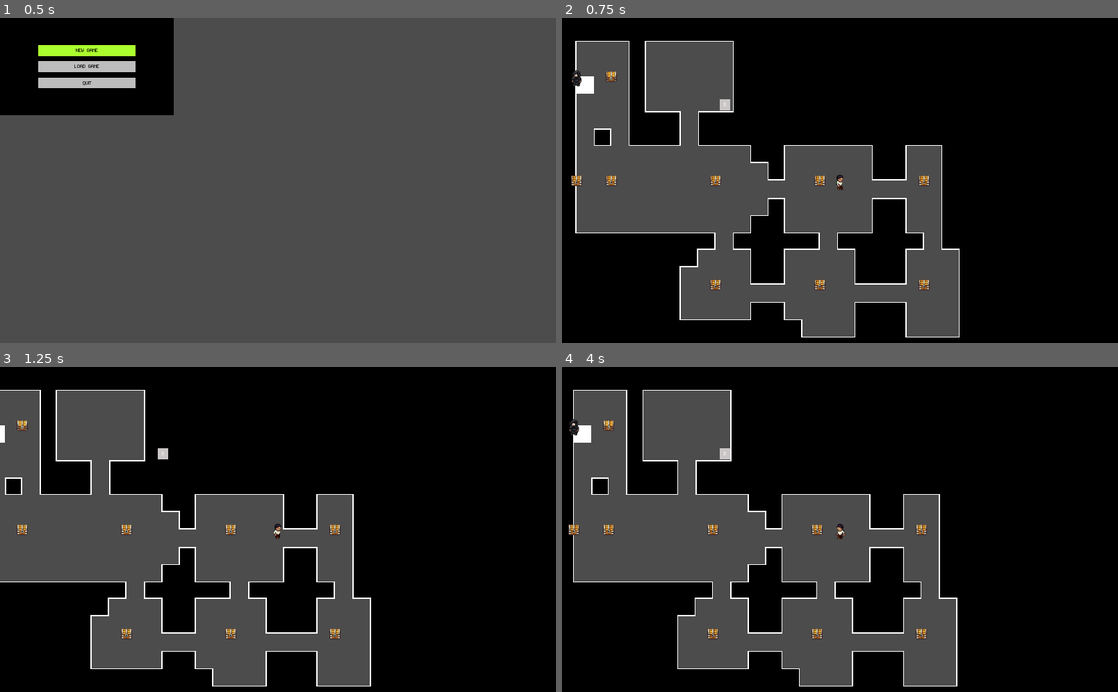
Above: before the commit, frames 1-4 (two rows, left to right).
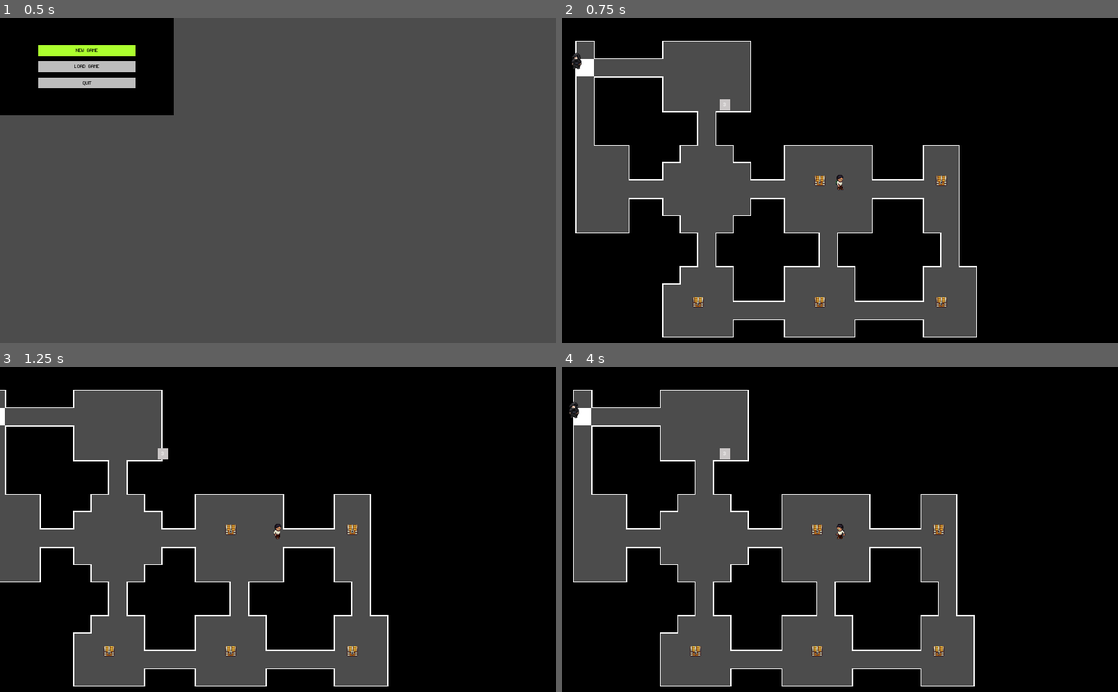
Above: after the commit, the same moments.

Repository: alittek/AC31009-Game
Game: Godot game, scene res://StartScreen.tscn
Two runs of this game, one before a commit and one after it. Both use one fixed random seed, a clock stepped at 60 frames per second and the inputs below.
Inputs:
- Up to frame 1 (0.5 s): no input
- Up to frame 2 (0.75 s): tap Enter at 0.5 s; hold Right (move_right) from 0.53 s (still down); hold Space (interact) from 0.53 s (still down)
- Up to frame 3 (1.25 s): keep holding Right (move_right); keep holding Space (interact)
- Up to frame 4 (4 s): release Right (move_right) at 1.28 s; release Space (interact) at 1.28 s; hold Down (move_down) 1.28-2.03 s; tap Space (interact) at 1.35, 2.85 s; hold Right (move_right) 2.03-2.78 s; hold Space (interact) 2.03-2.78 s; hold Up (move_up) 2.78-3.53 s; hold Left (move_left) from 3.53 s (still down); hold Space (interact) from 3.53 s (still down)

Frame 1 is identical in both runs. In frame 2, 15% of the frame differs, in the area x 1-75%, y 7-99%; in frame 3, 15%; in frame 4, 15%.

Commit message:
chest placement only in rooms of certain size

Diff:
--- a/NPC.gd
+++ b/NPC.gd
@@ -72,7 +72,7 @@
 		# Choose walk animation based on movement direction
 		#var animation = get_animation_direction(last_direction) + "_walk"
 		var animation = "Walk_" + get_animation_direction(last_direction)
-		print(animation)
+		#print(animation)
 		# Play the walk animation
 		$AnimationPlayer.play(animation)
 	else:
--- a/OtherNPC.gd
+++ b/OtherNPC.gd
@@ -52,7 +52,7 @@
 		# Choose walk animation based on movement direction
 		#var animation = get_animation_direction(last_direction) + "_walk"
 		var animation = "Walk_" + get_animation_direction(last_direction)
-		print(animation)
+		#print(animation)
 		# Play the walk animation
 		$AnimationPlayer.play(animation)
 	else:
--- a/Walker.gd
+++ b/Walker.gd
@@ -19,7 +19,7 @@
 func walk(steps):
 	place_room(position)
 	for step in steps:
-		if steps_since_turn >= 6:
+		if steps_since_turn >= 7:
 			change_direction()
 
 		if step():
@@ -56,6 +56,7 @@
 	var size = Vector2(randi() % 4 + 2, randi() % 4 + 2)
 	var top_left_corner = (position - size/2).ceil()
 	rooms.append(create_room(position, size))
+	#print(create_room(position, size))
 	for y in size.y:
 		for x in size.x:
 			var new_step = top_left_corner + Vector2(x, y)
@@ -75,10 +76,24 @@
 # get rooms in between for chests
 func get_rooms():
 	var size = rooms.size()
-	var result = rooms.slice(2, size-5)
+	var newRooms = rooms
+	print("=======")
+	print(rooms)
+	for room in newRooms:
+		for key in room:
+
+			if key == 'size':
+				print(key, room[key])
+				print("??????")
+				if room[key] < Vector2(2,4) or room[key] > Vector2(4,5):
+					print(room[key])
+					newRooms.erase(room)
+	print("=======")
+	var newSize = newRooms.size()
+	var result = newRooms.slice(0, newSize-10)
+	print(result)
 	#result = rooms.erase(get_end_room())
 	var i = result.find(get_end_room())
 	result.remove(i)
-#	result.remove(i-1)
-#	result.remove(i-2)
+
 	return result
